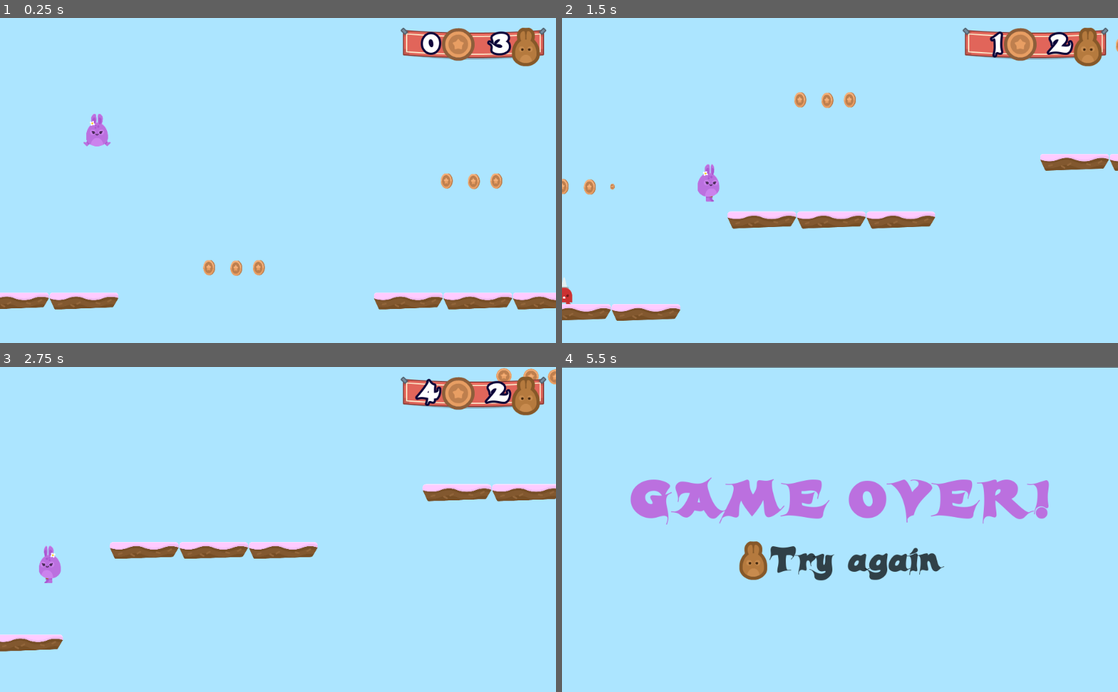
Above: before the commit, frames 1-4 (two rows, left to right).
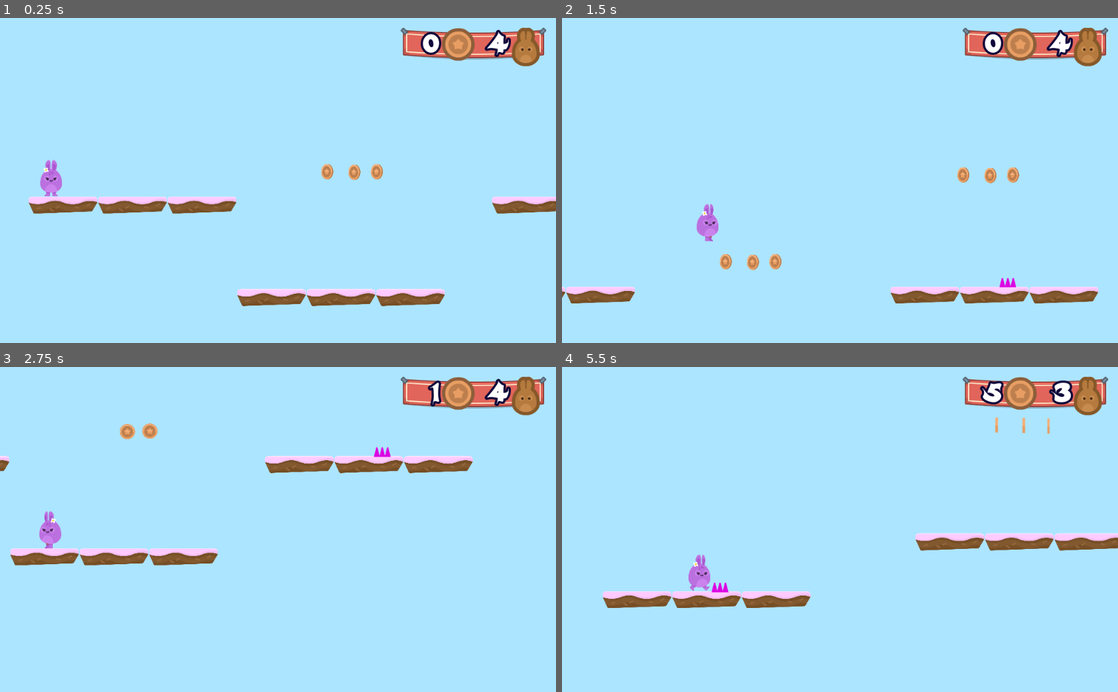
Above: after the commit, the same moments.

Repository: rtaibah/bunny-hop
Game: Godot game, scene res://Levels/Level2.tscn
Two runs of this game, one before a commit and one after it. Both use one fixed random seed, a clock stepped at 60 frames per second and the inputs below. This scene is started directly instead of the project's main scene.
Inputs:
- Up to frame 1 (0.25 s): no input
- Up to frame 2 (1.5 s): hold D (right) from 0.53 s (still down); tap W (jump) at 0.77 s
- Up to frame 3 (2.75 s): tap W (jump) at 1.52 s; release D (right) at 2.03 s; hold A (left) from 2.03 s (still down)
- Up to frame 4 (5.5 s): release A (left) at 2.78 s; hold D (right) 2.78-4.28 s; tap W (jump) at 3.02, 3.77, 4.52 s; hold A (left) 4.28-5.03 s; hold D (right) from 5.03 s (still down)

The runs differ from the first frame. In frame 1, 7.6% of the frame differs, in the area x 0-100%, y 3-90%; in frame 2, 7.8%; in frame 3, 7.8%; in frame 4, 13%, in the area x 0-100%, y 0-75%.

Commit message:
Bug Fixing
Co-Authored-By: K9INE <68145768+K9INE@users.noreply.github.com>

Diff:
--- a/Levels/GameState.gd
+++ b/Levels/GameState.gd
@@ -34,7 +34,7 @@
 func new_level():
 	if global_vars.level_number == global_vars.FINAL_LEVEL:
 		print("VICTORY")
-		get_tree().change_scene("res://Levels/Vicotry.tscn")
+		get_tree().change_scene("res://Levels/Victory.tscn")
 
 	elif global_vars.level_number < global_vars.FINAL_LEVEL:
 		global_vars.level_number += 1
--- a/Levels/Level2.tscn
+++ b/Levels/Level2.tscn
@@ -4,7 +4,7 @@
 [ext_resource path="res://GUI/GUI.tscn" type="PackedScene" id=2]
 [ext_resource path="res://Player/Player.tscn" type="PackedScene" id=3]
 [ext_resource path="res://SFX/Summer_Park.ogg" type="AudioStream" id=4]
-[ext_resource path="res://NPCs/Spikeman.tscn" type="PackedScene" id=5]
+[ext_resource path="res://Hazards/SpikesTop.tscn" type="PackedScene" id=5]
 [ext_resource path="res://Items/Coin.tscn" type="PackedScene" id=6]
 [ext_resource path="res://NPCs/Cloud.tscn" type="PackedScene" id=7]
 [ext_resource path="res://Items/Portal.tscn" type="PackedScene" id=8]
@@ -16,16 +16,14 @@
 [node name="Level2" type="Node2D"]
 script = SubResource( 1 )
 
-[node name="Spikeman" parent="." instance=ExtResource( 5 )]
-position = Vector2( 1821.51, 1530.18 )
-
 [node name="Player" parent="." instance=ExtResource( 3 )]
-position = Vector2( 1094.08, 711.377 )
+position = Vector2( 188.985, 1034.95 )
 
 [node name="GUI" parent="." instance=ExtResource( 2 )]
 
 [node name="TileMap" type="TileMap" parent="."]
 tile_set = ExtResource( 1 )
+collision_layer = 2
 format = 1
 tile_data = PoolIntArray( 524490, 0, 0, 524496, 0, 0, 590079, 0, 0, 655512, 0, 0, 655518, 0, 0, 655533, 0, 0, 655539, 0 …(619 unchanged characters)…
 
@@ -118,7 +116,7 @@
 position = Vector2( 14279.6, 875.683 )
 
 [node name="Portal" parent="." instance=ExtResource( 8 )]
-position = Vector2( 22514.3, 1380.27 )
+position = Vector2( 22582.2, 1301.08 )
 
 [node name="Clouds" type="Node" parent="."]
 
@@ -127,3 +125,6 @@
 
 [node name="Cloud2" parent="Clouds" instance=ExtResource( 7 )]
 position = Vector2( 22078.7, -118.794 )
+
+[node name="SpikesTop" parent="." instance=ExtResource( 5 )]
+position = Vector2( 3272.49, 1066.32 )
